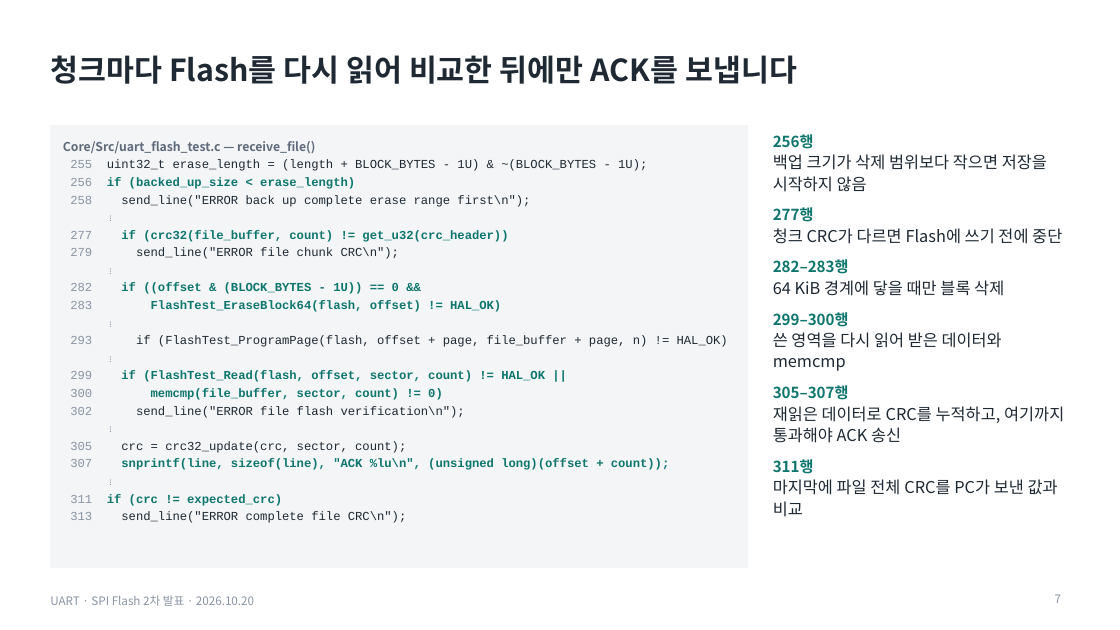
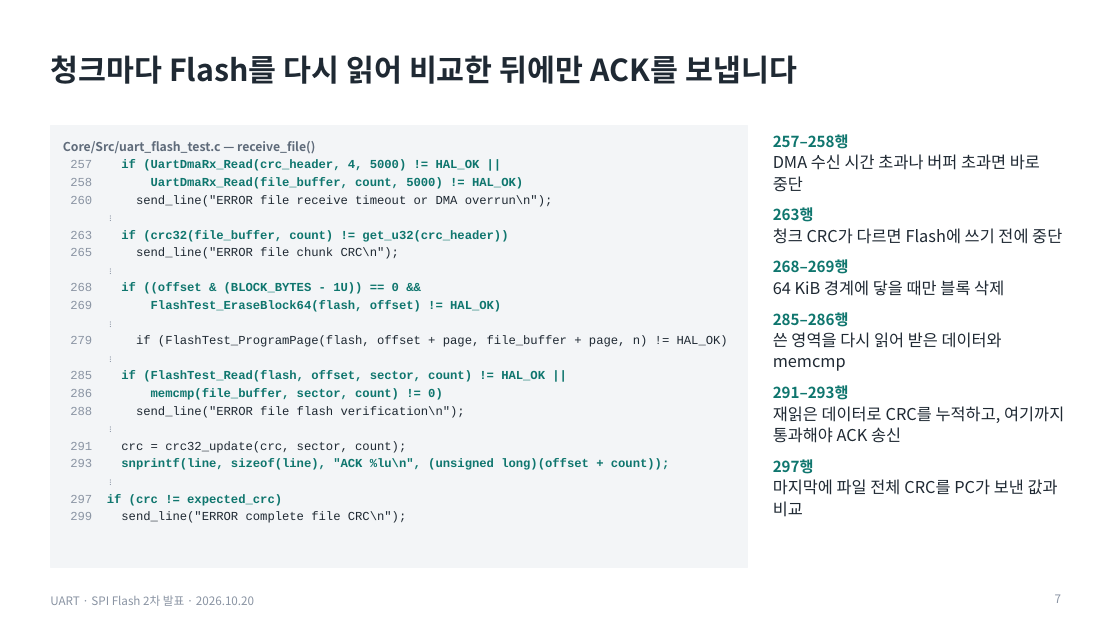
Before and after one commit to dazement/STM32-BMP-file-store-in-Flash-memory, a slide deck: slide 7 of presentation_oct20/output/UART_SPIFlash_2차발표_1020_코드검증.pptx. Drawn at 1120x630 pixels with LibreOffice and Linux fonts; fonts in the diff are those of the drawing. Boxes give left, top, right and bottom in pixels: in the first picture for what was removed or moved away, otherwise in the second. Text is boxed around its words. In the diff, an @@ line names an element or a change of style, - is before the commit and + after.

```diff
--- a/presentation_oct20/output/UART_SPIFlash_2차발표_1020_코드검증.pptx
+++ b/presentation_oct20/output/UART_SPIFlash_2차발표_1020_코드검증.pptx
@@ text at (773,134,1040,222): text changed @@
-256행
-백업 크기가 삭제 범위보다 작으면 저장을 시작하지 않음
-277행
+257–258행
+DMA 수신 시간 초과나 버퍼 초과면 바로 중단
+263행
@@ text at (70,160,553,207): text changed; text colour #1F2933 to #0F766E; bold on @@
-255 uint32_t erase_length = (length + BLOCK_BYTES - 1U) & ~(BLOCK_BYTES - 1U);
-256 if (backed_up_size < erase_length)
-258 send_line("ERROR back up complete erase range first\n");
+257 if (UartDmaRx_Read(crc_header, 4, 5000) != HAL_OK ||
+258 UartDmaRx_Read(file_buffer, count, 5000) != HAL_OK)
+260 send_line("ERROR file receive timeout or DMA overrun\n");
@@ text at (70,230,508,259): text changed @@
-277 if (crc32(file_buffer, count) != get_u32(crc_header))
-279 send_line("ERROR file chunk CRC\n");
+263 if (crc32(file_buffer, count) != get_u32(crc_header))
+265 send_line("ERROR file chunk CRC\n");
@@ text at (773,259,849,274): text changed @@
-282–283행
+268–269행
@@ text at (70,283,501,312): text changed @@
-282 if ((offset & (BLOCK_BYTES - 1U)) == 0 &&
-283 FlashTest_EraseBlock64(flash, offset) != HAL_OK)
+268 if ((offset & (BLOCK_BYTES - 1U)) == 0 &&
+269 FlashTest_EraseBlock64(flash, offset) != HAL_OK)
@@ text at (773,312,849,327): text changed @@
-299–300행
+285–286행
@@ text at (70,336,728,347): text changed @@
-293 if (FlashTest_ProgramPage(flash, offset + page, file_buffer + page, n) != HAL_OK)
+279 if (FlashTest_ProgramPage(flash, offset + page, file_buffer + page, n) != HAL_OK)
@@ text at (70,371,545,418): text changed @@
-299 if (FlashTest_Read(flash, offset, sector, count) != HAL_OK ||
-300 memcmp(file_buffer, sector, count) != 0)
-302 send_line("ERROR file flash verification\n");
+285 if (FlashTest_Read(flash, offset, sector, count) != HAL_OK ||
+286 memcmp(file_buffer, sector, count) != 0)
+288 send_line("ERROR file flash verification\n");
@@ text at (773,385,849,400): text changed @@
-305–307행
+291–293행
@@ text at (70,441,669,470): text changed @@
-305 crc = crc32_update(crc, sector, count);
-307 snprintf(line, sizeof(line), "ACK %lu\n", (unsigned long)(offset + count));
+291 crc = crc32_update(crc, sector, count);
+293 snprintf(line, sizeof(line), "ACK %lu\n", (unsigned long)(offset + count));
@@ text at (773,459,814,474): text changed @@
-311행
+297행
@@ text at (70,494,406,523): text changed @@
-311 if (crc != expected_crc)
-313 send_line("ERROR complete file CRC\n");
+297 if (crc != expected_crc)
+299 send_line("ERROR complete file CRC\n");
```
Also in this commit, not shown: 7 other slides changed, 3 slides added, 3 slides removed.
